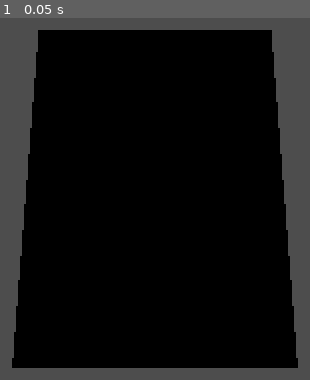
Above: before the commit, frame 1.
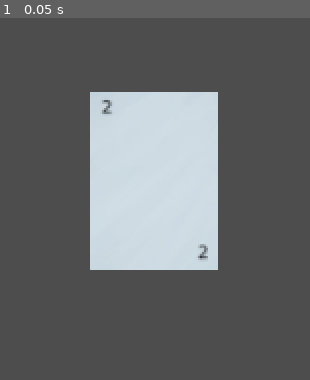
Above: after the commit, the same moment.

Repository: jbush7401/Coffin-Creek-Covenant
Game: Godot game, scene res://Scenes/Game.tscn
Two runs of this game, one before a commit and one after it. Both use one fixed random seed, a clock stepped at 60 frames per second and the inputs below.
Inputs:
- Up to frame 1 (0.05 s): no input

The runs differ from the first frame. In frame 1, 78% of the frame differs, in the area x 3-97%, y 3-97%.

Commit message:
Messing with card options

Diff:
--- a/Scenes/Card/Card.tscn
+++ b/Scenes/Card/Card.tscn
@@ -1,27 +1,10 @@
-[gd_scene load_steps=6 format=3 uid="uid://dd1aw31e17fvn"]
+[gd_scene load_steps=2 format=3 uid="uid://dd1aw31e17fvn"]
 
 [ext_resource type="Texture2D" uid="uid://dlyixpd3s4est" path="res://Assets/InHouse/Card/CardTemplate001.png" id="1_g0utg"]
-[ext_resource type="Script" uid="uid://c5r50og7ns783" path="res://Scripts/Card/visual_pivot.gd" id="1_v6t3l"]
-
-[sub_resource type="BoxShape3D" id="BoxShape3D_ndnsx"]
-size = Vector3(7.59, 0.02, 10.5)
-
-[sub_resource type="PlaneMesh" id="PlaneMesh_ndnsx"]
-
-[sub_resource type="StandardMaterial3D" id="StandardMaterial3D_v6t3l"]
-albedo_texture = ExtResource("1_g0utg")
 
 [node name="CardRoot" type="Node3D"]
 
-[node name="StaticBody3D" type="StaticBody3D" parent="."]
-
-[node name="CollisionShape3D" type="CollisionShape3D" parent="StaticBody3D"]
-shape = SubResource("BoxShape3D_ndnsx")
-
-[node name="VisualPivot" type="Node3D" parent="."]
-script = ExtResource("1_v6t3l")
-
-[node name="MeshInstance3D" type="MeshInstance3D" parent="VisualPivot"]
-transform = Transform3D(3.795, 0, 0, 0, 0.02, 0, 0, 0, 5.25, 0, 0, 0)
-mesh = SubResource("PlaneMesh_ndnsx")
-surface_material_override/0 = SubResource("StandardMaterial3D_v6t3l")
+[node name="Sprite3D" type="Sprite3D" parent="."]
+transform = Transform3D(0.5, 0, 0, 0, 0.5, 0, 0, 0, 0.5, 0, 0, 0)
+billboard = 1
+texture = ExtResource("1_g0utg")
--- a/Scenes/Game.tscn
+++ b/Scenes/Game.tscn
@@ -5,9 +5,10 @@
 [node name="Game" type="Node3D"]
 
 [node name="Camera3D" type="Camera3D" parent="."]
-transform = Transform3D(0.707107, -0.40558, 0.579228, 0, 0.819152, 0.573576, -0.707107, -0.40558, 0.579228, 10, 10, 10)
+transform = Transform3D(0.706667, -0.407972, 0.578083, 0.00250807, 0.818465, 0.574551, -0.707542, -0.404567, 0.579405, 10, 10, 10)
 current = true
 
 [node name="CardSpawner" type="Node3D" parent="."]
 
 [node name="CardRoot" parent="." instance=ExtResource("1_iukft")]
+transform = Transform3D(1, 0, 0, 0, 1, 0, 0, 0, 1, 0, 0, 0)
--- a/Scripts/Card/visual_pivot.gd
+++ b/Scripts/Card/visual_pivot.gd
@@ -12,5 +12,9 @@
 
 		# Apply an additional 180° rotation around Y axis
 		rotate_y(PI)
+
+		print("Camera position: ", camera.global_position)
+		print("Card position: ", global_position)
+		print("Card rotation: ", rotation_degrees)
 	else:
 		push_error("Camera not found!")
--- a/project.godot
+++ b/project.godot
@@ -14,3 +14,9 @@
 run/main_scene="uid://cqnrp52fouayf"
 config/features=PackedStringArray("4.4", "Forward Plus")
 config/icon="res://icon.svg"
+
+[display]
+
+window/size/viewport_width=1920
+window/size/viewport_height=1080
+window/size/mode=2
Binary file added: Assets/InHouse/Card/Card001.glb
Not shown, added: Assets/InHouse/Card/Card001.glb.import
Binary file added: Assets/InHouse/Card/Card001_CardTemplate001.png
Not shown, added: Assets/InHouse/Card/Card001_CardTemplate001.png.import
